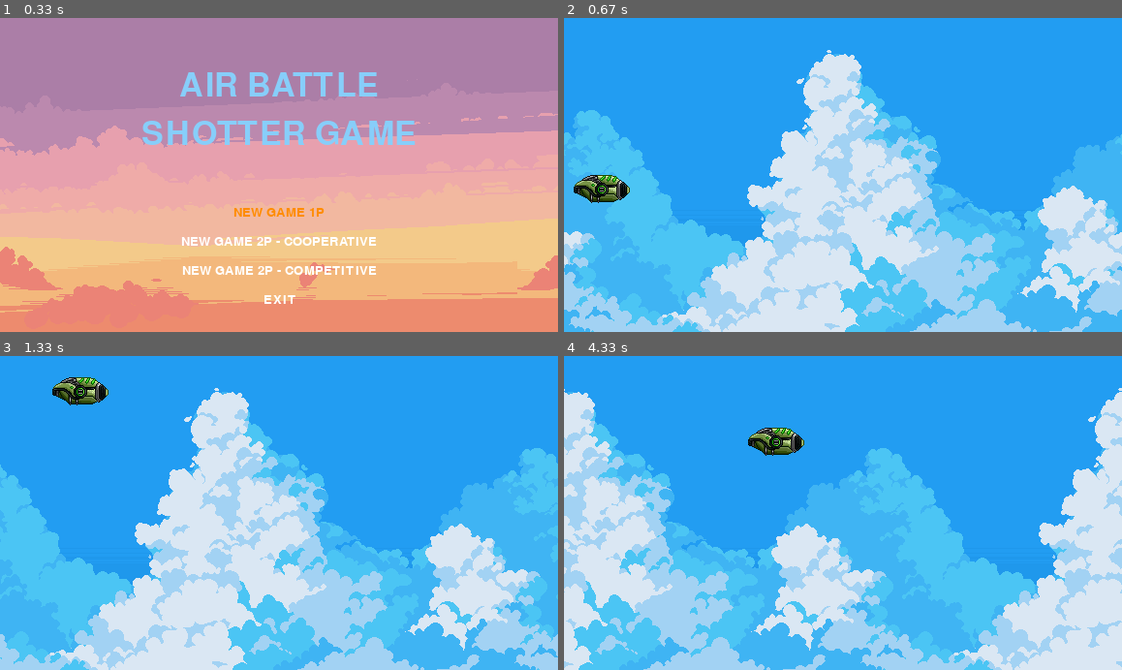
Above: before the commit, frames 1-4 (two rows, left to right).
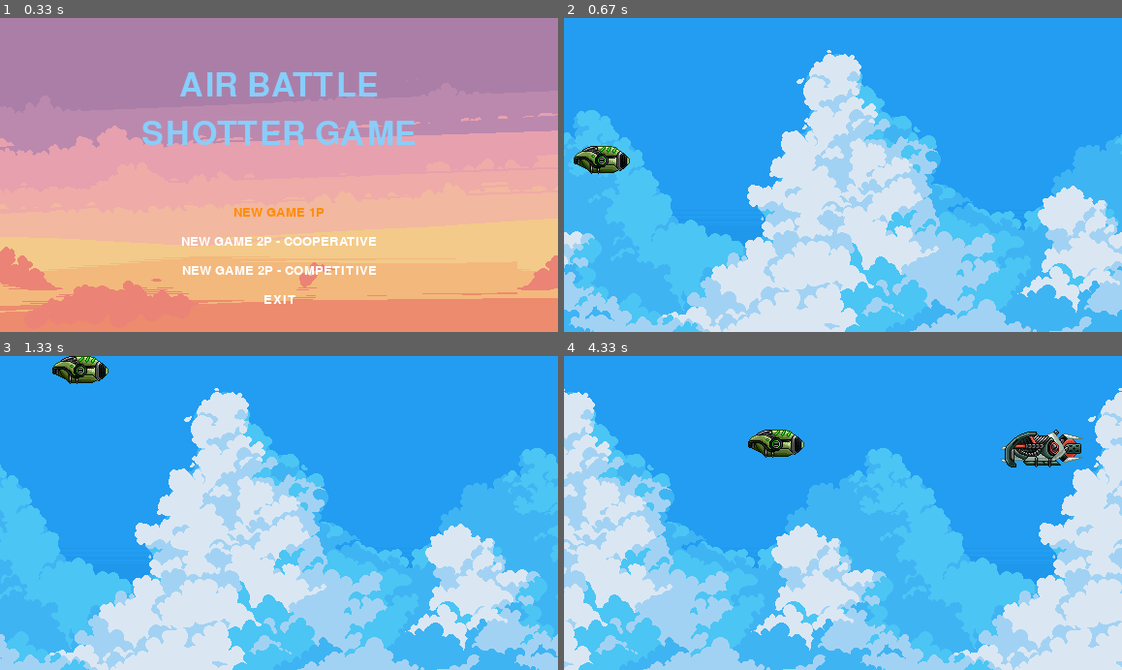
Above: after the commit, the same moments.

Repository: frroad/AirBattle_pygame
Game: pygame game, started from main.py
The game is run twice, just before and just after one commit, with the same random seed, the same clock (stepped at 60 frames per second) and the same inputs.
Inputs:
- Up to frame 1 (0.33 s): no input
- Up to frame 2 (0.67 s): tap Enter at 0.33 s
- Up to frame 3 (1.33 s): hold Up 0.67-1.13 s; hold Right from 1.17 s (still down)
- Up to frame 4 (4.33 s): release Right at 1.63 s; hold Left 1.67-2.2 s; hold Down 2.23-2.53 s; hold Left 2.57-2.97 s; hold Up 3-3.37 s; hold Right 3.4-4.03 s; hold Down from 4.07 s (still down)

Frame 1 is identical in both runs. In frame 2, 1.4% of the frame differs, in the area x 1-12%, y 40-59%; in frame 3, 1.3%; in frame 4, 1.7%, in the area x 32-94%, y 22-36%.

Commit message:
criacao player2 e Enemy1 e 2

Diff:
--- a/code/Const.py
+++ b/code/Const.py
@@ -1,3 +1,5 @@
+import pygame
+
 WIN_WIDGHT = 576
 WIN_HEIGHT = 324
 
@@ -14,4 +16,19 @@
                 'Level1Bg1':1,
                 'Level1Bg2':2,
                 'Player1':3,
+                'Player2':3,
+                'Enemy1':2,
+                'Enemy2':3,
                 }
+
+PLAYER_KEY_UP = {'Player1': pygame.K_UP,
+                 'Player2': pygame.K_w}
+PLAYER_KEY_DOWN = {'Player1': pygame.K_DOWN,
+                 'Player2': pygame.K_s}
+PLAYER_KEY_LEFT = {'Player1': pygame.K_LEFT,
+                 'Player2': pygame.K_a}
+PLAYER_KEY_RIGHT = {'Player1': pygame.K_RIGHT,
+                 'Player2': pygame.K_d}
+
+
+EVENT_ENEMY =pygame.USEREVENT+1
--- a/code/Enemy.py
+++ b/code/Enemy.py
@@ -1,11 +1,15 @@
 #!/usr/bin/python
 #-*- coding: utf-8 -*-
+from code.Const import WIN_WIDGHT, ENTITY_SPEED
+from code.Entity import Entity
 
-from Entity import Entity
 
 class Enemy(Entity):
-    def __init__(self):
+    def __init__(self, name: str, position: tuple):
+        super(). __init__(name, position)
+
+    def move(self):
+        self.rect.centerx -= ENTITY_SPEED[self.name]
+        if self.rect.right <= 0:
+            self.rect.left = WIN_WIDGHT
         pass
-
-    def move(self, ):
-        pass
--- a/code/EntityFactory.py
+++ b/code/EntityFactory.py
@@ -1,7 +1,10 @@
 #!/usr/bin/python
 # -*- coding: utf-8 -*-
+import random
+
 from code.Background import Background
 from code.Const import WIN_WIDGHT, WIN_HEIGHT
+from code.Enemy import Enemy
 from code.Player import Player
 
 
@@ -17,4 +20,12 @@
                     list_bg.append(Background(f'Level1Bg{i}', (WIN_WIDGHT, 0)))
                 return list_bg
             case 'Player1':
-                return Player('Player1',(10,WIN_HEIGHT/2))
+                return Player('Player1',(10,WIN_HEIGHT/2-30))
+            case 'Player2':
+                return Player('Player2', (10, WIN_HEIGHT / 2+30))
+
+            case 'Enemy1':
+                return Enemy('Enemy1', (WIN_WIDGHT+20, random.randint(0 +40, WIN_HEIGHT-60)))
+
+            case 'Enemy2':
+                return Enemy('Enemy2', (WIN_WIDGHT +10, random.randint(0 +40, WIN_HEIGHT-80)))
--- a/code/Level.py
+++ b/code/Level.py
@@ -1,10 +1,12 @@
 #!/usr/bin/python
 #-*- coding: utf-8 -*-
+import random
 import sys
 
 import pygame.display
 from pygame import Surface
 
+from code.Const import MENU_OPTION, EVENT_ENEMY
 from code.Entity import Entity
 from code.EntityFactory import EntityFactory
 
@@ -17,6 +19,9 @@
         self.entity_list: list[Entity] = []
         self.entity_list.extend(EntityFactory.get_entity('Level1Bg'))
         self.entity_list.append(EntityFactory.get_entity('Player1'))
+        if menu_option in [MENU_OPTION[1], MENU_OPTION[2]]:
+            self.entity_list.append(EntityFactory.get_entity('Player2'))
+        pygame.time.set_timer(EVENT_ENEMY, 3000)
 
     def run(self, ):
         clock = pygame.time.Clock()
@@ -32,5 +37,8 @@
                 if event.type == pygame.QUIT:
                     pygame.quit()
                     sys.exit()
+                if event.type == EVENT_ENEMY:
+                    choice = random.choice(('Enemy1','Enemy2'))
+                    self.entity_list.append(EntityFactory.get_entity(choice))
             pygame.display.flip()
         pass
--- a/code/Player.py
+++ b/code/Player.py
@@ -3,7 +3,8 @@
 import pygame.key
 import pygame
 
-from code.Const import ENTITY_SPEED, WIN_HEIGHT, WIN_WIDGHT
+from code.Const import ENTITY_SPEED, WIN_HEIGHT, WIN_WIDGHT, PLAYER_KEY_UP, PLAYER_KEY_DOWN, PLAYER_KEY_RIGHT, \
+    PLAYER_KEY_LEFT
 from code.Entity import Entity
 
 
@@ -15,15 +16,15 @@
     def move(self):
 
         pressed_key=pygame.key.get_pressed()
-        if pressed_key[pygame.K_UP] and self.rect.top>0:
+        if pressed_key[PLAYER_KEY_UP[self.name]] and self.rect.top>0:
             self.rect.centery -= ENTITY_SPEED[self.name]
             self.rect.centery -= 1
-        if pressed_key[pygame.K_DOWN] and self.rect.bottom < WIN_HEIGHT:
+        if pressed_key [PLAYER_KEY_DOWN[self.name]] and self.rect.bottom < WIN_HEIGHT:
             self.rect.centery += ENTITY_SPEED[self.name]
             self.rect.centery +=1
-        if pressed_key[pygame.K_RIGHT] and self.rect.right < WIN_WIDGHT:
+        if pressed_key[PLAYER_KEY_RIGHT[self.name]] and self.rect.right < WIN_WIDGHT:
             self.rect.centerx += ENTITY_SPEED[self.name]
             self.rect.centerx +=1
-        if pressed_key[pygame.K_LEFT] and self.rect.left > 0:
+        if pressed_key[PLAYER_KEY_LEFT[self.name]] and self.rect.left > 0:
             self.rect.centerx -= ENTITY_SPEED[self.name]
             self.rect.centerx -=1
Binary file added: asset/Enemy1.png
Binary file added: asset/Enemy2.png
Binary file added: asset/Player2.png
